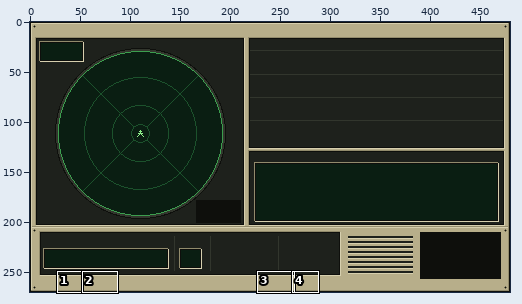
Two states of a pixel-art file, Assets/_Project/Features/Transmission/Sprites/console_bg.aseprite. Above, an overview of the earlier version with the close-up marked.
Close-up. The starting point:
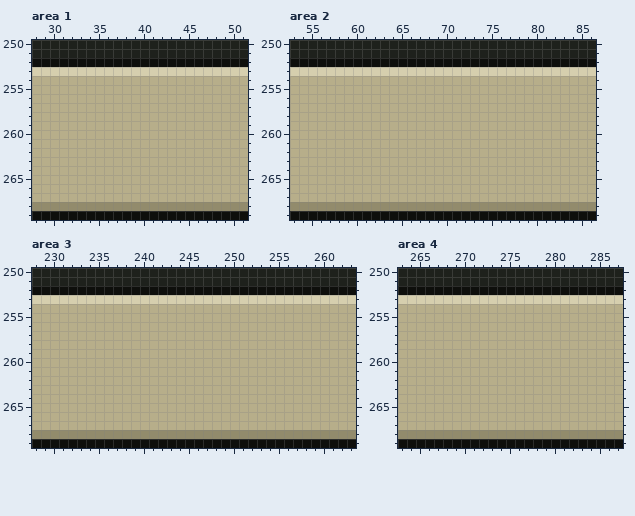
480x270 pixels, 1 frame. Shown: area 1: x 28..51, y 250..269; area 2: x 53..86, y 250..269; area 3: x 228..263, y 250..269; area 4: x 263..287, y 250..269. The commit also changed other parts of the picture, which this record leaves out.
After the commit:
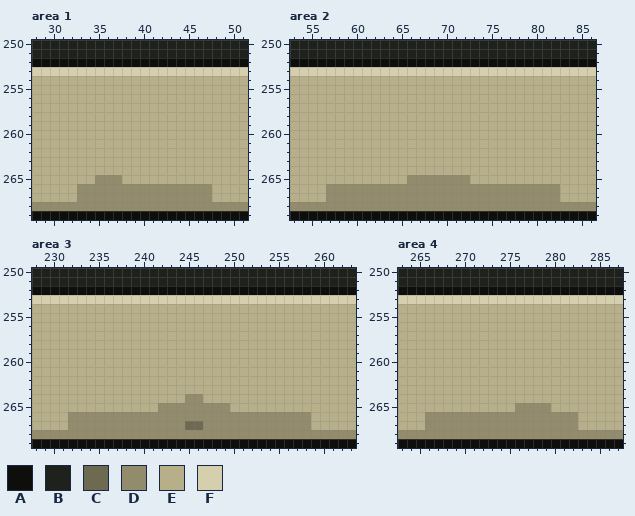
Palette (. is transparent): A #0e0f0c  B #1e211c  C #6e6a52  D #928b6c  E #b7ae8a  F #d6cfae
Changes in this commit:
--- area 1
@@ x 28..51 @@
 264 EEEEEEEEEEEEEEEEEEEEEEEE
-265 EEEEEEEEEEEEEEEEEEEEEEEE
-266 EEEEEEEEEEEEEEEEEEEEEEEE
-267 EEEEEEEEEEEEEEEEEEEEEEEE
+265 EEEEEEEDDDEEEEEEEEEEEEEE
+266 EEEEEDDDDDDDDDDDDDDDEEEE
+267 EEEEEDDDDDDDDDDDDDDDEEEE
 268 DDDDDDDDDDDDDDDDDDDDDDDD
--- area 2
@@ x 53..86 @@
 264 EEEEEEEEEEEEEEEEEEEEEEEEEEEEEEEEEE
-265 EEEEEEEEEEEEEEEEEEEEEEEEEEEEEEEEEE
-266 EEEEEEEEEEEEEEEEEEEEEEEEEEEEEEEEEE
-267 EEEEEEEEEEEEEEEEEEEEEEEEEEEEEEEEEE
+265 EEEEEEEEEEEEEDDDDDDDEEEEEEEEEEEEEE
+266 EEEEDDDDDDDDDDDDDDDDDDDDDDDDDDEEEE
+267 EEEEDDDDDDDDDDDDDDDDDDDDDDDDDDEEEE
 268 DDDDDDDDDDDDDDDDDDDDDDDDDDDDDDDDDD
--- area 3
@@ x 228..263 @@
 263 EEEEEEEEEEEEEEEEEEEEEEEEEEEEEEEEEEEE
-264 EEEEEEEEEEEEEEEEEEEEEEEEEEEEEEEEEEEE
-265 EEEEEEEEEEEEEEEEEEEEEEEEEEEEEEEEEEEE
-266 EEEEEEEEEEEEEEEEEEEEEEEEEEEEEEEEEEEE
-267 EEEEEEEEEEEEEEEEEEEEEEEEEEEEEEEEEEEE
+264 EEEEEEEEEEEEEEEEEDDEEEEEEEEEEEEEEEEE
+265 EEEEEEEEEEEEEEDDDDDDDDEEEEEEEEEEEEEE
+266 EEEEDDDDDDDDDDDDDDDDDDDDDDDDDDDEEEEE
+267 EEEEDDDDDDDDDDDDDCCDDDDDDDDDDDDEEEEE
 268 DDDDDDDDDDDDDDDDDDDDDDDDDDDDDDDDDDDD
--- area 4
@@ x 263..287 @@
 264 EEEEEEEEEEEEEEEEEEEEEEEEE
-265 EEEEEEEEEEEEEEEEEEEEEEEEE
-266 EEEEEEEEEEEEEEEEEEEEEEEEE
-267 EEEEEEEEEEEEEEEEEEEEEEEEE
+265 EEEEEEEEEEEEEDDDDEEEEEEEE
+266 EEEDDDDDDDDDDDDDDDDDEEEEE
+267 EEEDDDDDDDDDDDDDDDDDEEEEE
 268 DDDDDDDDDDDDDDDDDDDDDDDDD
